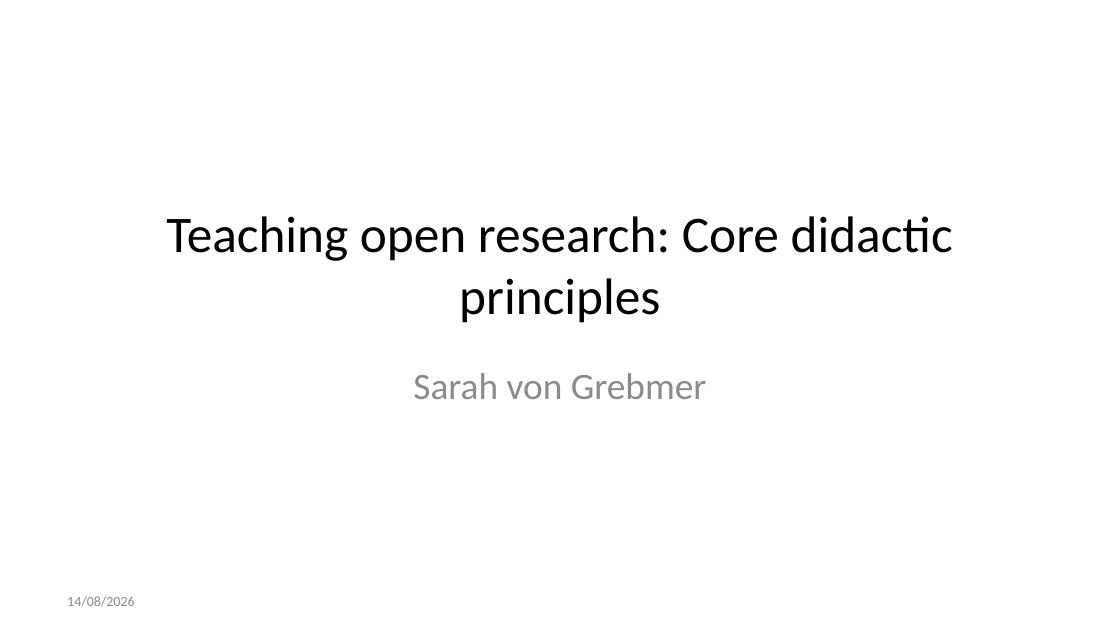
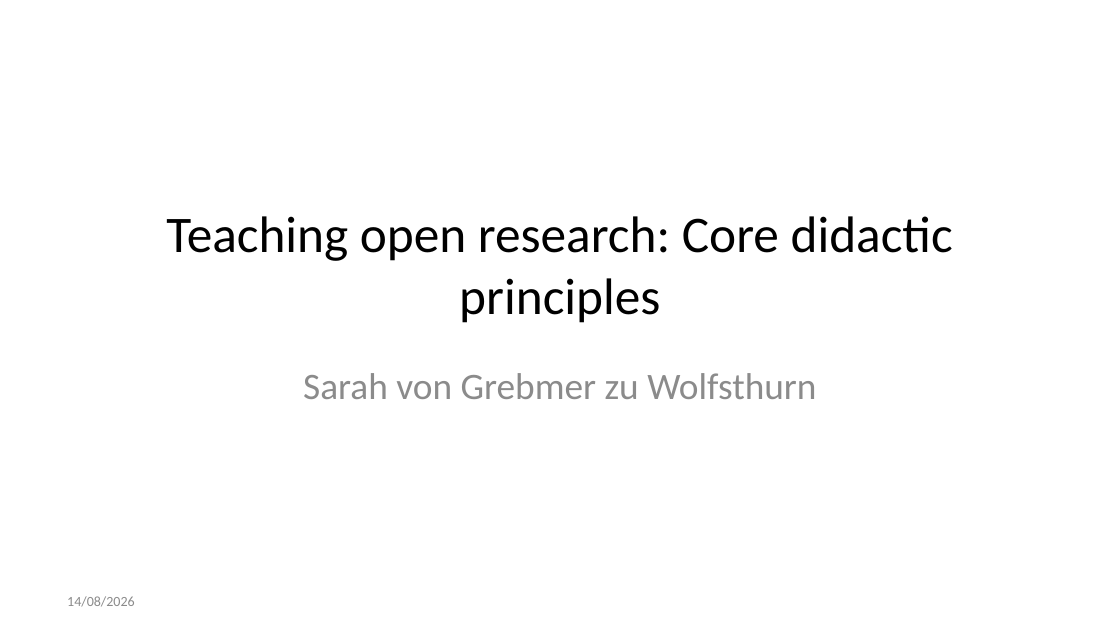
Before and after one commit to lmu-osc/train-the-trainer-student-track-pedagogy, a slide deck: slide 1 of materials/PMM-M1/PMM-M1-S1-Core-Didactic-Principles/PMM-M1-S1-Core-Didactic-Principles-slides.pptx. Drawn at 1120x630 pixels with LibreOffice and Linux fonts; fonts in the diff are those of the drawing. Boxes give left, top, right and bottom in pixels: in the first picture for what was removed or moved away, otherwise in the second. Text is boxed around its words. In the diff, an @@ line names an element or a change of style, - is before the commit and + after.

```diff
--- a/materials/PMM-M1/PMM-M1-S1-Core-Didactic-Principles/PMM-M1-S1-Core-Didactic-Principles-slides.pptx
+++ b/materials/PMM-M1/PMM-M1-S1-Core-Didactic-Principles/PMM-M1-S1-Core-Didactic-Principles-slides.pptx
@@ subtitle at [303, 373, 816, 399]: text changed @@
-Sarah von Grebmer
+Sarah von Grebmer zu Wolfsthurn
```
Also in this commit, not shown: 19 other files.
